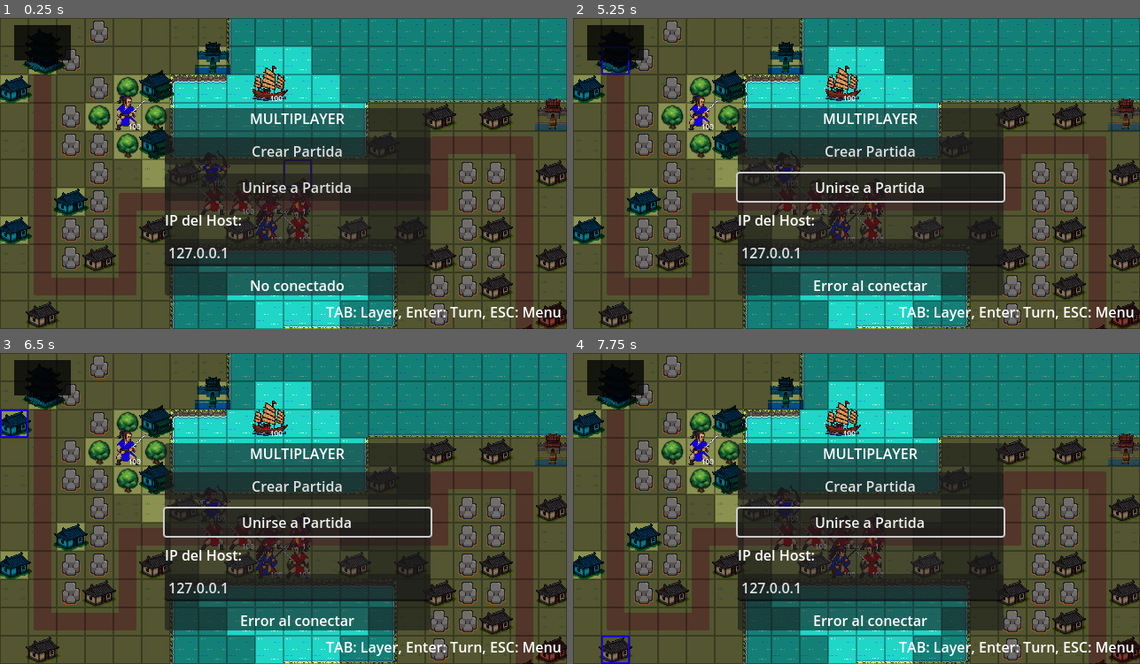
Above: before the commit, frames 1-4 (two rows, left to right).
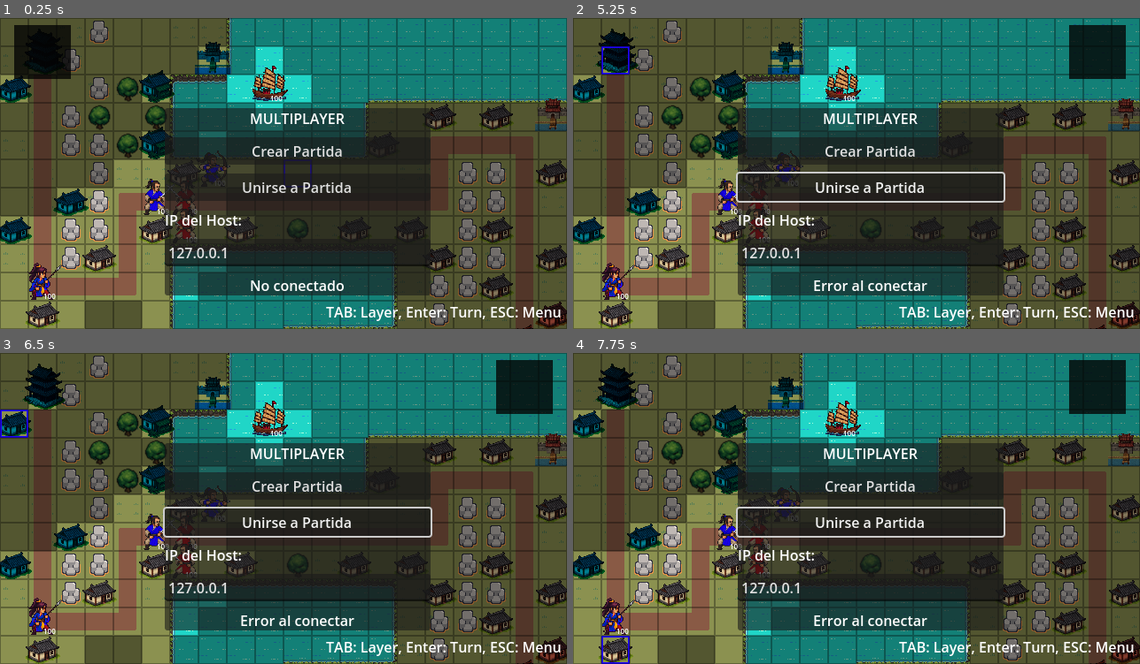
Above: after the commit, the same moments.

Repository: Rheticu/ProjectCocoa
Game: Godot game, scene res://scenes/Mains/PVPMain1.tscn
Same seed, same stepped clock (60 frames per second), same inputs: the game is played once before the commit and once after it.
Inputs (mouse positions are in pixels of both pictures, inside the frame that each line leads up to):
- Up to frame 1 (0.25 s): no input
- Up to frame 2 (5.25 s): click "Crear Partida" at 0.5 s; click "Unirse a Partida" at 1.25 s; click "Crear Partida" at 2 s; click "Unirse a Partida" at 2.75 s; click "Crear Partida" at 3.5 s; click "Unirse a Partida" at 4.25 s; tap Enter (Enter) at 5 s; move the mouse to (618, 61) at 5.02 s; press the mouse at (618, 61) at 5.03 s
- Up to frame 3 (6.5 s): right-click (45, 396) at 5.3 s; tap Space at 5.75 s; move the mouse to (11, 424) at 5.77 s; release the mouse at (11, 424) at 5.78 s; right-click (11, 424) at 5.85 s; click (11, 424) at 6.05 s
- Up to frame 4 (7.75 s): tap Enter (Enter) at 6.5 s; move the mouse to (584, 564) at 6.52 s; hold Enter (Enter) 6.53-7.28 s; click (584, 564) at 6.67 s; right-click (584, 564) at 6.8 s; tap Space at 7.25 s; move the mouse to (618, 648) at 7.27 s; click (618, 648) at 7.35 s

The runs differ from the first frame. In frame 1, 23% of the frame differs, in the area x 0-70%, y 9-100%; in frame 2, 25%, in the area x 0-98%, y 2-100%; in frame 3, 25%; in frame 4, 25%.

Commit message:
Fixed capturing building reset points, element advance and some unit selection display bugs

Diff:
--- a/scenes/Mains/PVPMain1.tscn
+++ b/scenes/Mains/PVPMain1.tscn
@@ -815,15 +815,15 @@
 z_index = 5
 
 [node name="Sword8" parent="Units" instance=ExtResource("16_4nerc")]
-position = Vector2(144, 112)
+position = Vector2(176, 208)
 
 [node name="Sprite2D" parent="Units/Sword8" index="0"]
 texture = ExtResource("17_t35fj")
 
 [node name="Sword2" parent="Units" instance=ExtResource("16_4nerc")]
-position = Vector2(240, 208)
+position = Vector2(208, 208)
 movement_range = 5
-health = 1
+attack = 30
 team = 2
 
 [node name="Sprite2D" parent="Units/Sword2" index="0"]
@@ -840,8 +840,9 @@
 flip_h = true
 
 [node name="Sword4" parent="Units" instance=ExtResource("16_4nerc")]
-position = Vector2(272, 208)
+position = Vector2(208, 240)
 movement_range = 5
+attack = 2000
 team = 2
 
 [node name="Sprite2D" parent="Units/Sword4" index="0"]
@@ -857,6 +858,7 @@
 [node name="Archer2" parent="Units" instance=ExtResource("19_iotnw")]
 position = Vector2(304, 208)
 health = 1
+attack = 150
 team = 2
 
 [node name="Sprite2D" parent="Units/Archer2" index="0"]
@@ -872,7 +874,7 @@
 flip_h = true
 
 [node name="Spear2" parent="Units" instance=ExtResource("22_6ce04")]
-position = Vector2(304, 240)
+position = Vector2(48, 304)
 
 [node name="Sprite2D" parent="Units/Spear2" index="0"]
 texture = ExtResource("23_ahm5y")
@@ -901,35 +903,8 @@
 [node name="RaiderUnits" type="Node2D" parent="."]
 z_index = 6
 
-[node name="RaiderUnit7" parent="RaiderUnits" instance=ExtResource("18_yxu57")]
-position = Vector2(272, 272)
-team = 2
-vision_range = 3
-
-[node name="Sprite2D" parent="RaiderUnits/RaiderUnit7" index="0"]
-texture = ExtResource("21_57kmi")
-flip_h = false
-
-[node name="RaiderUnit8" parent="RaiderUnits" instance=ExtResource("18_yxu57")]
-position = Vector2(272, 144)
-team = 2
-vision_range = 3
-
-[node name="Sprite2D" parent="RaiderUnits/RaiderUnit8" index="0"]
-texture = ExtResource("21_57kmi")
-flip_h = false
-
-[node name="RaiderUnit10" parent="RaiderUnits" instance=ExtResource("18_yxu57")]
+[node name="RaiderUnit9" parent="RaiderUnits" instance=ExtResource("18_yxu57")]
 position = Vector2(304, 272)
-team = 2
-vision_range = 3
-
-[node name="Sprite2D" parent="RaiderUnits/RaiderUnit10" index="0"]
-texture = ExtResource("21_57kmi")
-flip_h = false
-
-[node name="RaiderUnit9" parent="RaiderUnits" instance=ExtResource("18_yxu57")]
-position = Vector2(240, 272)
 team = 2
 vision_range = 3
 
@@ -938,31 +913,10 @@
 flip_h = false
 
 [node name="RaiderUnit4" parent="RaiderUnits" instance=ExtResource("18_yxu57")]
-position = Vector2(240, 144)
+position = Vector2(176, 240)
 vision_range = 3
 
 [node name="Sprite2D" parent="RaiderUnits/RaiderUnit4" index="0"]
-texture = ExtResource("22_l2b3n")
-
-[node name="RaiderUnit11" parent="RaiderUnits" instance=ExtResource("18_yxu57")]
-position = Vector2(336, 144)
-vision_range = 3
-
-[node name="Sprite2D" parent="RaiderUnits/RaiderUnit11" index="0"]
-texture = ExtResource("22_l2b3n")
-
-[node name="RaiderUnit5" parent="RaiderUnits" instance=ExtResource("18_yxu57")]
-position = Vector2(336, 272)
-vision_range = 3
-
-[node name="Sprite2D" parent="RaiderUnits/RaiderUnit5" index="0"]
-texture = ExtResource("22_l2b3n")
-
-[node name="RaiderUnit6" parent="RaiderUnits" instance=ExtResource("18_yxu57")]
-position = Vector2(304, 144)
-vision_range = 3
-
-[node name="Sprite2D" parent="RaiderUnits/RaiderUnit6" index="0"]
 texture = ExtResource("22_l2b3n")
 
 [node name="UI" type="Node2D" parent="."]
@@ -1014,11 +968,5 @@
 [editable path="Units/Archer2"]
 [editable path="Units/Spear"]
 [editable path="Units/Spear2"]
-[editable path="RaiderUnits/RaiderUnit7"]
-[editable path="RaiderUnits/RaiderUnit8"]
-[editable path="RaiderUnits/RaiderUnit10"]
 [editable path="RaiderUnits/RaiderUnit9"]
 [editable path="RaiderUnits/RaiderUnit4"]
-[editable path="RaiderUnits/RaiderUnit11"]
-[editable path="RaiderUnits/RaiderUnit5"]
-[editable path="RaiderUnits/RaiderUnit6"]
--- a/scenes/UI/HUD.tscn
+++ b/scenes/UI/HUD.tscn
@@ -57,7 +57,7 @@
 offset_left = 16.0
 offset_top = -328.0
 offset_right = 99.588684
-offset_bottom = -278.0
+offset_bottom = -251.0
 grow_vertical = 0
 scale = Vector2(0.76565385, 0.79738486)
 size_flags_horizontal = 0
@@ -68,6 +68,9 @@
 layout_mode = 2
 size_flags_horizontal = 0
 alignment = 1
+
+[node name="ElementLabel" type="Label" parent="FundsPanel/VBoxContainer"]
+layout_mode = 2
 
 [node name="FundsLabel" type="Label" parent="FundsPanel/VBoxContainer"]
 layout_mode = 2
--- a/scripts/HUD_script.gd
+++ b/scripts/HUD_script.gd
@@ -9,6 +9,7 @@
 @onready var movement_label = $UnitInfoPanel/VBoxContainer/MovementLabel
 @onready var strong_label = $UnitInfoPanel/VBoxContainer/StrongLabel
 #@onready var weak_label = $UnitInfoPanel/VBoxContainer/WeakLabel
+@onready var element_label = $FundsPanel/VBoxContainer/ElementLabel
 @onready var funds_label = $FundsPanel/VBoxContainer/FundsLabel
 @onready var income_label = $FundsPanel/VBoxContainer/IncomeLabel
 #@onready var health_label = $UnitInfoPanel/HealthLabel
@@ -64,3 +65,19 @@
 		funds_panel.position.x = 560
 	else:
 		funds_panel.position.x = 16.0
+
+func update_element_ui():
+	var element_name = main.Element.keys()[main.current_element]
+	element_label.text = element_name
+
+	match element_name:
+		"FIRE":
+			element_label.modulate = Color.RED
+		"WATER":
+			element_label.modulate = Color.BLUE
+		"WOOD":
+			element_label.modulate = Color.GREEN # café madera
+		"EARTH":
+			element_label.modulate = Color.BROWN  # café tierra
+		"METAL":
+			element_label.modulate = Color.YELLOW
--- a/scripts/PVPmain.gd
+++ b/scripts/PVPmain.gd
@@ -44,8 +44,8 @@
 var team1_income: int = 0
 var team2_income: int = 0
 var turn: int = 1
-enum Element { FIRE, WATER, EARTH, WOOD, METAL }
-var current_element: Element = Element.FIRE
+enum Element { EARTH, METAL, WATER, WOOD, FIRE }
+var current_element: Element = Element.EARTH
 var inspected_unit: MapUnit = null
 
 ### ========================== MAP CONFIG ========================== ###
@@ -282,11 +282,12 @@
 	player_id = 1
 	current_player_team = 1
 	hud.update_income_funds()
+	hud.update_element_ui()
 	# Cambiar título de ventana
 	get_window().title = "Player 1 - HOST"
 
 	# Posicionar ventana del host
-	position_window_for_player()
+	#position_window_for_player()
 
 	if multiplayer_menu:
 		multiplayer_menu.set_status("Esperando jugador...")
@@ -331,11 +332,12 @@
 	player_id = 2
 	current_player_team = player_id
 	hud.update_income_funds()
+	hud.update_element_ui()
 	# Cambiar título de ventana
 	get_window().title = "Player 2 - Client"
 
 	# Posicionar ventana del cliente
-	position_window_for_player()
+	#position_window_for_player()
 
 	if multiplayer_menu:
 		multiplayer_menu.set_status("Conectado como jugador " + str(player_id))
@@ -425,6 +427,7 @@
 	start_turn(current_player_team)
 	update_fog_of_war()
 	hud.update_income_funds()
+	hud.update_element_ui()
 
 ### ========================== MOVEMENT FUNCTIONS (copiadas del PvE) ========================== ###
 
@@ -990,8 +993,11 @@
 	all_visible_tiles = raider_visible_tiles + mapunit_visible_tiles
 
 	for b in $MapLayer/Buildings.get_children():
-		if b.team ==  viewing_team:
+		if b.team == viewing_team:
 			fog_tilemap.set_cell(0, b.building_position, -1)
+		var _visible = b.building_position in all_visible_tiles
+		if b.has_node("CaptureLabel"):
+			b.get_node("CaptureLabel").visible = _visible
 
 	# Agregar posiciones reveladas por ambush
 	for pos in ambush_revealed_positions:
@@ -1129,6 +1135,10 @@
 func end_turn():
 	update_active_layers()
 
+	if current_player_team == 2:
+		advance_element()
+		sync_element_change.rpc(current_element)
+		hud.update_element_ui()
 	for unit in all_units:
 		if unit.marked_turns > 0:
 			unit.marked_turns -= 1
@@ -1146,9 +1156,6 @@
 
 	start_turn(current_player_team)
 	update_fog_of_war()
-	if multiplayer.is_server():
-		advance_element()
-		sync_element_change.rpc(current_element)
 
 func advance_element():
 	current_element = ((current_element + 1) % Element.size()) as Element
@@ -1173,10 +1180,10 @@
 	start_turn(new_team)
 	update_fog_of_war()
 
-@rpc("authority", "reliable")
+@rpc("any_peer", "reliable")
 func sync_element_change(new_element: int):
 	current_element = new_element as Element
-
+	hud.update_element_ui()
 ### ========================== INPUT HANDLING ========================== ###
 
 func _input(event):
@@ -1186,9 +1193,7 @@
 
 func _unhandled_input(event):
 	# No procesar input si no es mi turno, está bloqueado, o no hay conexión
-	if player_id == 0:
-		return
-	if current_player_team != player_id or input_locked:
+	if player_id == 0 or current_player_team != player_id or input_locked:
 		return
 
 	if event.is_action_pressed("Enter"):
@@ -1270,6 +1275,8 @@
 						break
 
 	if event.is_action_pressed("RMClick"):
+		active_overlay.clear()
+		attack_range_overlay.clear()
 		if attack_mode or mark_mode or bash_mode or thrust_mode or volley_mode:
 			for unit in active_units.get_children():
 				if unit.current_state == MapUnit.UnitState.SELECTED:
@@ -1308,10 +1315,10 @@
 					inspected_unit = null
 					hide_attack_range()
 
-					for unit in active_units.get_children():
-						if unit.current_state != MapUnit.UnitState.MOVED:
-							unit.deselect()
-						active_overlay.clear()
+				for unit in active_units.get_children():
+					if unit.current_state != MapUnit.UnitState.MOVED:
+						unit.deselect()
+					active_overlay.clear()
 
 					close_action_menu()
 
--- a/scripts/building_script.gd
+++ b/scripts/building_script.gd
@@ -39,8 +39,13 @@
 	update_visual()
 
 func capture(unit: MapUnit, amount: int, capturing_team: int):
-	if unit.unit_type == "Infantry":
+	if unit.unit_type in ["Sword", "Spear", "Archer"]:
 		capturing_unit = unit
+
+		# Conectar a la señal de muerte de la unidad
+		if not unit.tree_exiting.is_connected(_on_capturer_destroyed):
+			unit.tree_exiting.connect(_on_capturer_destroyed.bind(unit))
+
 	capture_points -= amount
 	if capture_points <= 0:
 		team = capturing_team
@@ -48,21 +53,20 @@
 	update_visual()
 	emit_signal("ownership_changed", self)
 
-@warning_ignore("unused_parameter")
-func _process(delta):
+func _on_capturer_destroyed(unit: MapUnit):
+	# Solo resetear si es NUESTRO capturador
+	if capturing_unit == unit:
+		reset_capture()
+
+func reset_capture():
 	if capturing_unit:
-	# Si la unidad muere
-		if not is_instance_valid(capturing_unit):
-			reset_capture()
-			return
-		# Si la unidad se mueve de su tile
-		if capturing_unit.grid_position != building_position and capturing_unit.current_state == MapUnit.UnitState.MOVED:
-			reset_capture()
-			return
-
-func reset_capture():
-	capturing_unit = null
+		# Desconectar señal si existe
+		if capturing_unit.tree_exiting.is_connected(_on_capturer_destroyed):
+			capturing_unit.tree_exiting.disconnect(_on_capturer_destroyed)
+		capturing_unit = null
+
 	capture_points = max_capture_points
+	main.sync_building_capture.rpc(building_position.x, building_position.y, team, capture_points)
 	update_visual()
 
 func update_visual():
@@ -107,6 +111,9 @@
 		and not main.is_menu_open
 		and not main.attack_mode
 		and not main.mark_mode
+		and not main.bash_mode
+		and not main.thrust_mode
+		and not main.volley_mode
 		):
 		if event.is_action_pressed("LMClick"):
 			#if team == main.current_player_team and can_produce_units:
--- a/scripts/raider.gd
+++ b/scripts/raider.gd
@@ -13,13 +13,13 @@
 		return
 
 	# Si estamos en mark_mode, no procesar eventos de unidades (el mark se maneja en _unhandled_input)
-	if "mark_mode" in main and main.mark_mode:
+	if main.attack_mode or main.mark_mode or main.bash_mode or main.thrust_mode or main.volley_mode:
 		return
 
 	if main.raider_view_enabled:
 		if event.is_action_pressed("LMClick"):
 			# Si estamos en mark_mode, no hacer nada (el mark se maneja en _unhandled_input)
-			if "mark_mode" in main and main.mark_mode:
+			if main.attack_mode or main.mark_mode or main.bash_mode or main.thrust_mode or main.volley_mode:
 				return
 
 			# Verificar si es PvP y si es mi turno
@@ -36,13 +36,19 @@
 				and can_select
 				and not main.is_menu_open
 				and not main.attack_mode
-				and not main.mark_mode):
+				and not main.mark_mode
+				and not main.bash_mode
+				and not main.thrust_mode
+				and not main.volley_mode):
 				select()
 			elif (
 				team != main.current_player_team
 				and not main.is_menu_open
 				and not main.attack_mode
 				and not main.mark_mode
+				and not main.bash_mode
+				and not main.thrust_mode
+				and not main.volley_mode
 				and current_state != UnitState.UNSELECTABLE):
 				main.update_active_layers()
 				main.active_overlay.clear()
--- a/scripts/unit_script.gd
+++ b/scripts/unit_script.gd
@@ -82,11 +82,13 @@
 		return
 
 	# Si estamos en mark_mode, no procesar eventos de unidades (el mark se maneja en _unhandled_input)
-	if "mark_mode" in main and main.mark_mode:
+	if main.attack_mode or main.mark_mode or main.bash_mode or main.thrust_mode or main.volley_mode:
 		return
 
 	if not main.raider_view_enabled:
 		if event.is_action_pressed("LMClick"):
+			main.active_overlay.clear()
+			main.attack_range_overlay.clear()
 			# Verificar si es PvP y si es mi turno
 			var can_select = false
 			if "player_id" in main:
@@ -101,7 +103,10 @@
 				and can_select
 				and not main.is_menu_open
 				and not main.attack_mode
-				and not main.mark_mode):
+				and not main.mark_mode
+				and not main.bash_mode
+				and not main.thrust_mode
+				and not main.volley_mode):
 				select()
 
 			# Enemy unit inspection (right-click functionality moved to left-click)
@@ -109,6 +114,9 @@
 				and not main.is_menu_open
 				and not main.attack_mode
 				and not main.mark_mode
+				and not main.bash_mode
+				and not main.thrust_mode
+				and not main.volley_mode
 				and current_state != UnitState.UNSELECTABLE):
 				# Deselect all player units first
 				for unit in main.active_units.get_children():
@@ -134,7 +142,6 @@
 	main.show_movement_range(grid_position, self)
 	hud.show_unit_info(self)
 	main.hide_attack_range()
-	print(main.team1_funds, ",", main.team2_funds)
 
 func deselect():
 	# No cambiar el estado si la unidad ya está en MOVED (después de atacar o moverse)
